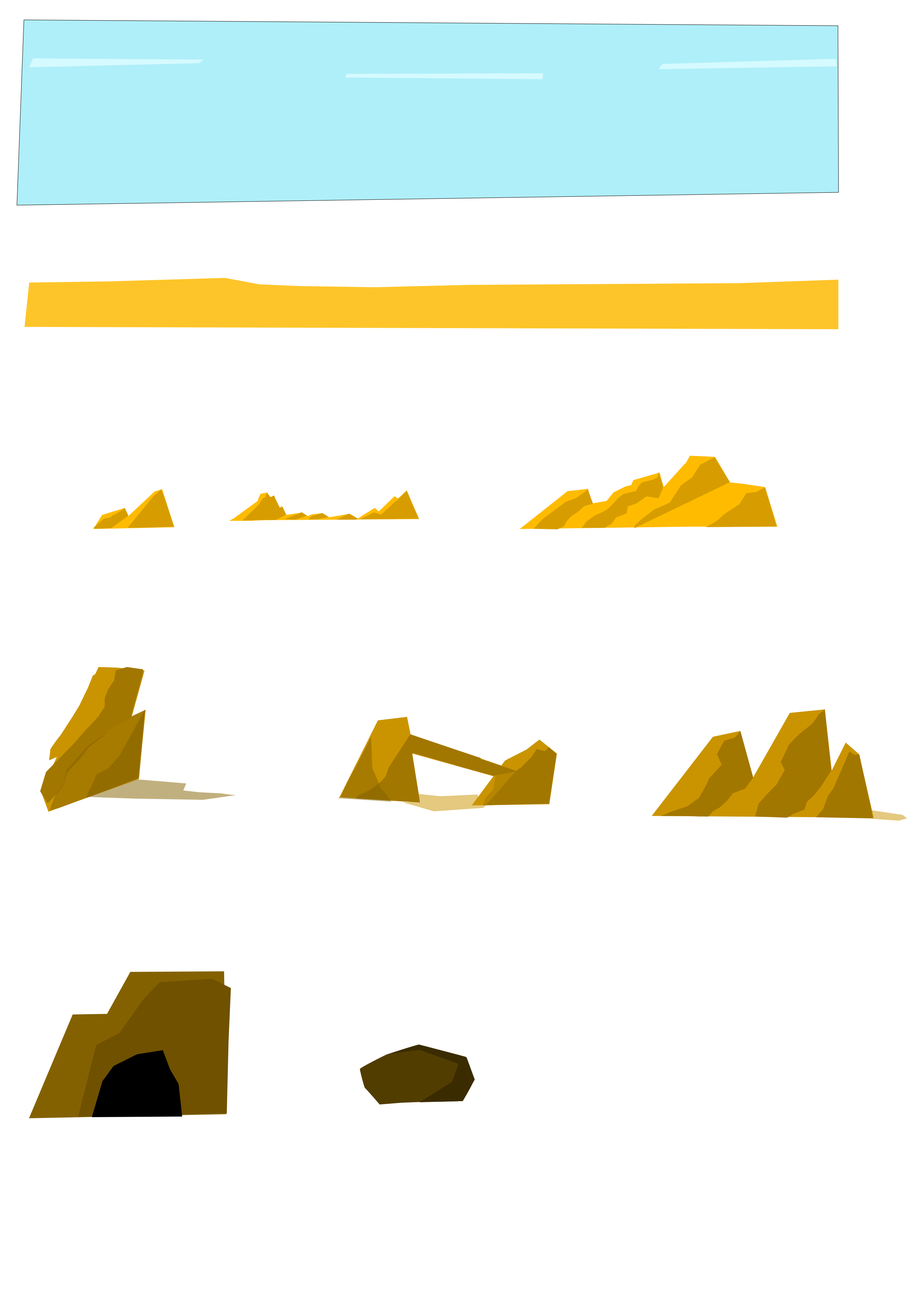
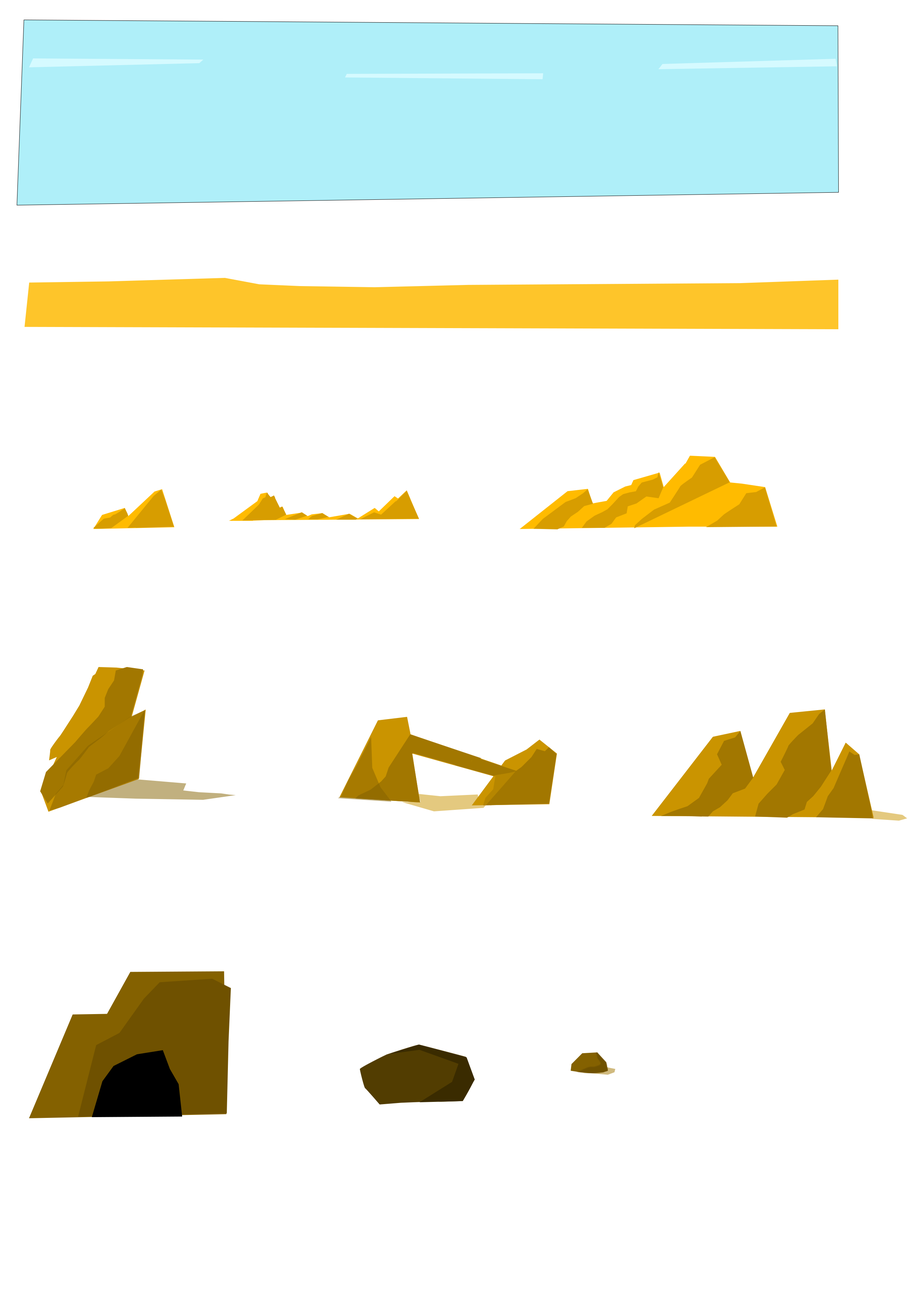
Layer changes from the first 922x1305 image to the second:
added group "Grupo 10" with 3 layers above "Grupo 9" over [570, 1052, 616, 1075]
added layer "Forma 73 copia" in group "Grupo 10" over [572, 1052, 609, 1073]
added layer "Forma 73" in group "Grupo 10" over [570, 1052, 609, 1073]
added layer "Forma 74" in group "Grupo 10" over [579, 1067, 616, 1075]
